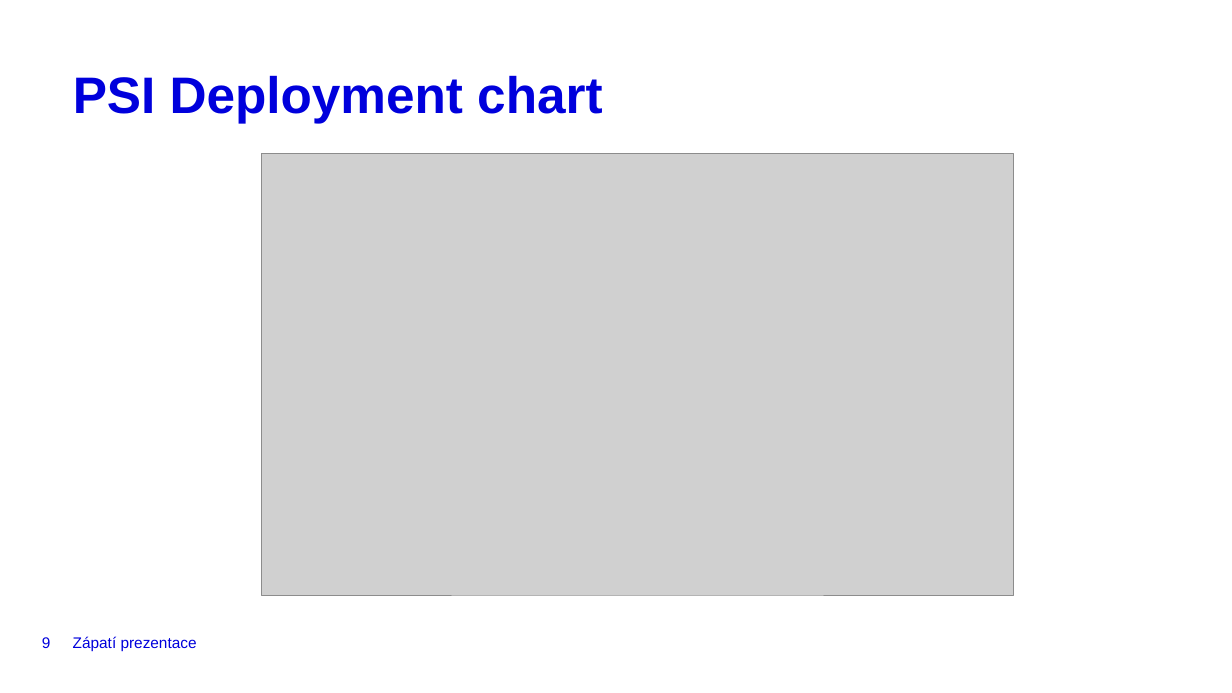
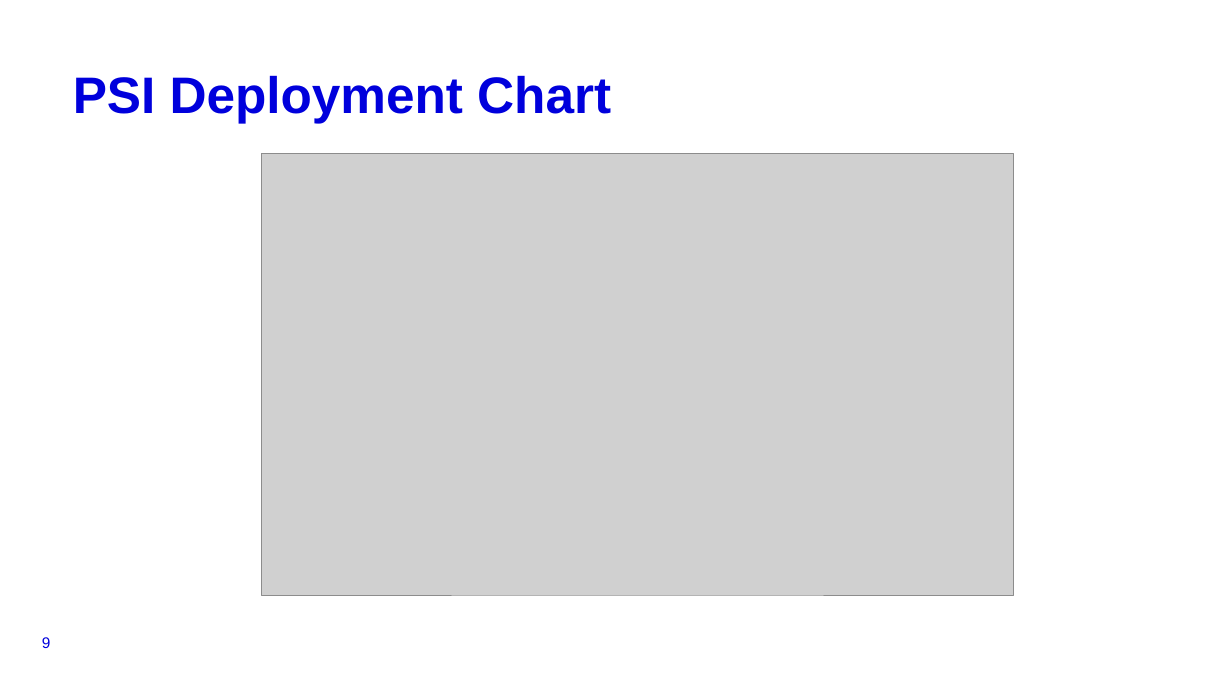
Before and after one commit to konj27/CreditRisk, a slide deck: slide 9 of APRE_Presentation.pptx. Drawn at 1232x693 pixels with LibreOffice and Linux fonts; fonts in the diff are those of the drawing; grey boxes stand for pictures; background and template pictures are left out. Boxes give left, top, right and bottom in pixels: in the first picture for what was removed or moved away, otherwise in the second. Text is boxed around its words. In the diff, an @@ line names an element or a change of style, - is before the commit and + after.

```diff
--- a/APRE_Presentation.pptx
+++ b/APRE_Presentation.pptx
@@ title at [73,75,611,123]: text changed @@
-PSI Deployment chart
+PSI Deployment Chart
@@ text removed at [73,636,197,651] @@
-Zápatí prezentace
```
Also in this commit, not shown: 9 other slides changed, 1 other file.
